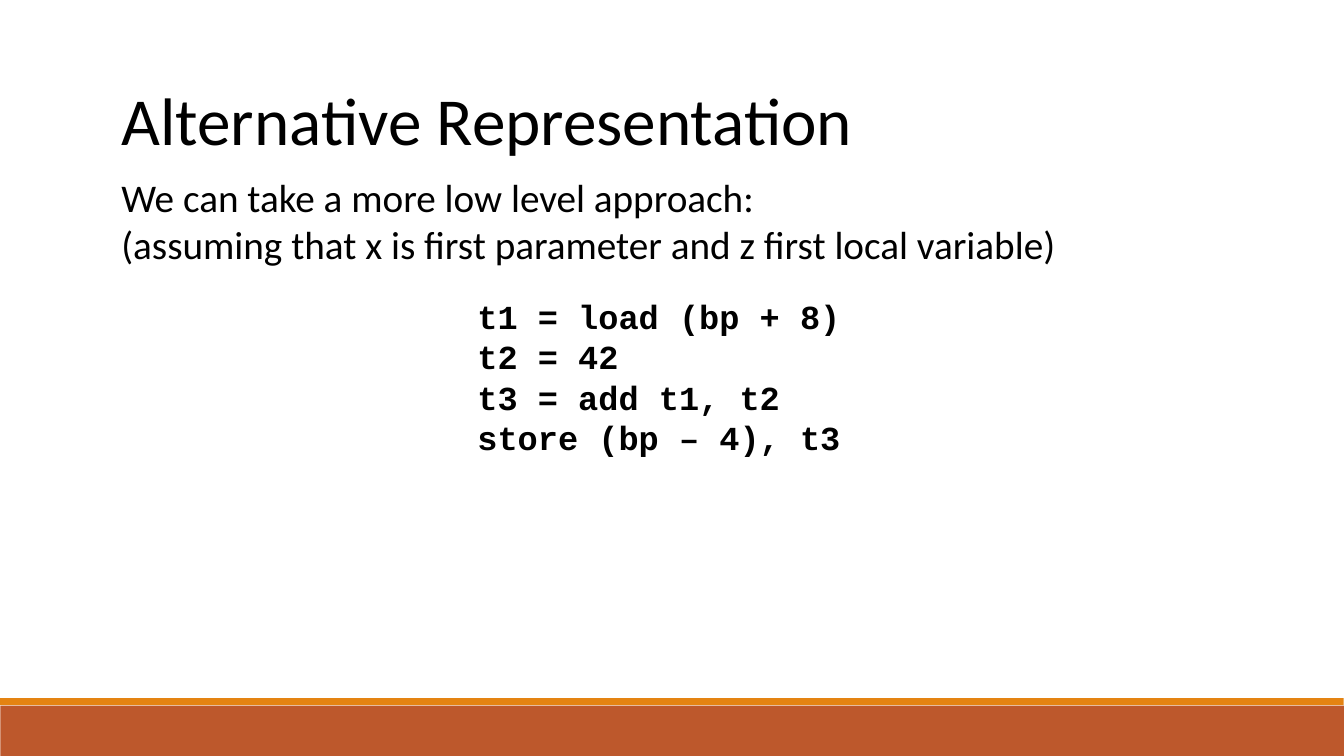
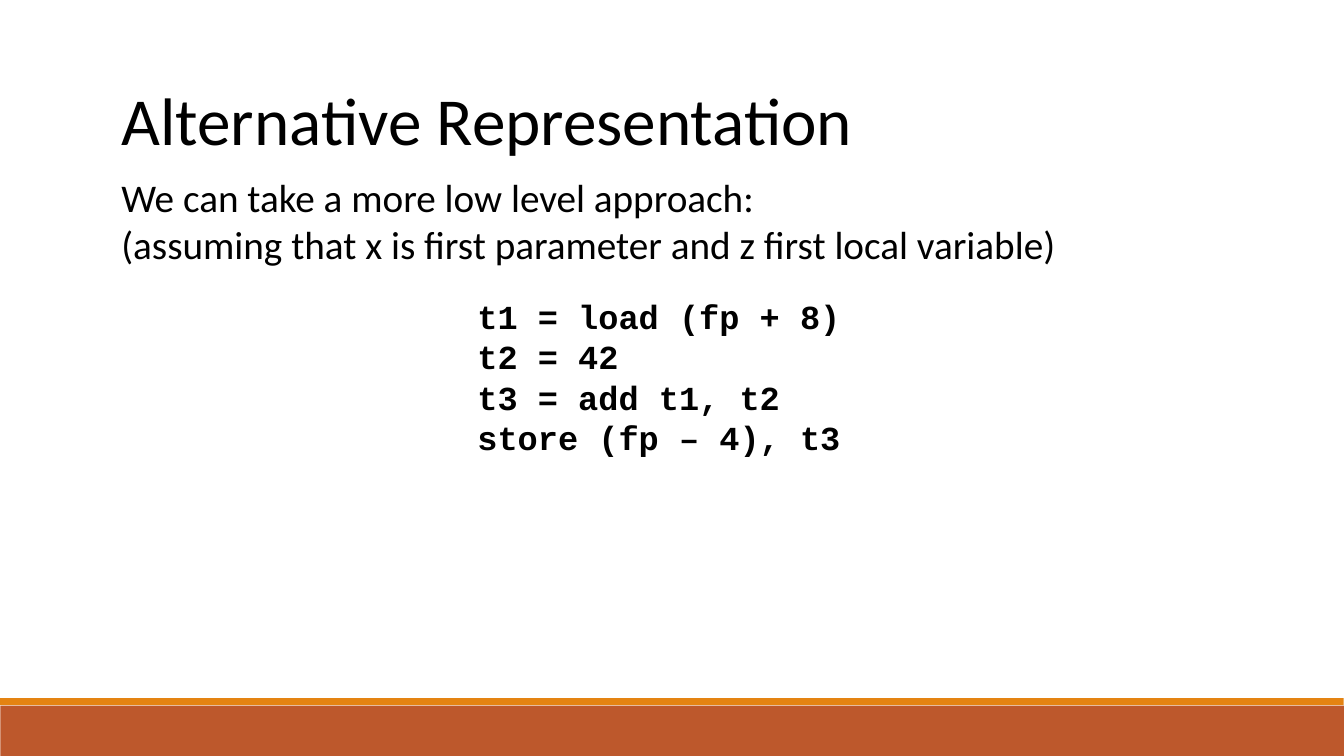
Before and after one commit to raghadzeidan/COMPILATION_TAU_FOR_STUDENTS, a slide deck: slide 43 of new_slides/IR.pptx (slide 27 before the commit). Drawn at 1344x756 pixels with LibreOffice and Linux fonts; fonts in the diff are those of the drawing. Boxes give left, top, right and bottom in pixels: in the first picture for what was removed or moved away, otherwise in the second. Text is boxed around its words. In the diff, an @@ line names an element or a change of style, - is before the commit and + after.

```diff
--- a/new_slides/IR.pptx
+++ b/new_slides/IR.pptx
@@ text at bbox=[477, 304, 840, 336]: text changed @@
-t1 = load (bp + 8)
+t1 = load (fp + 8)
@@ text at bbox=[477, 425, 840, 457]: text changed @@
-store (bp – 4), t3
+store (fp – 4), t3
```
Also in this commit, not shown: 13 other slides changed, 17 slides added, 1 other file.
